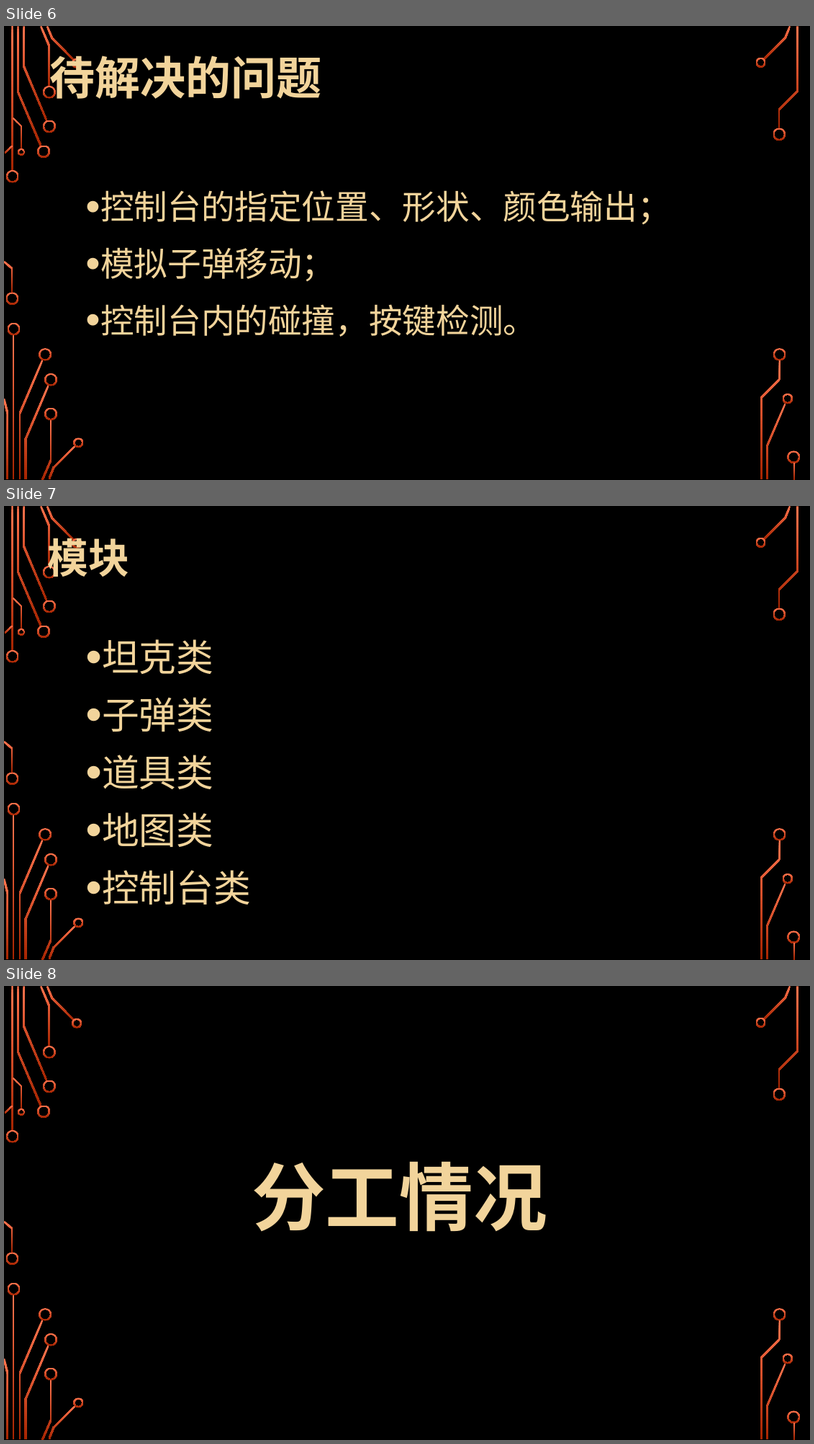
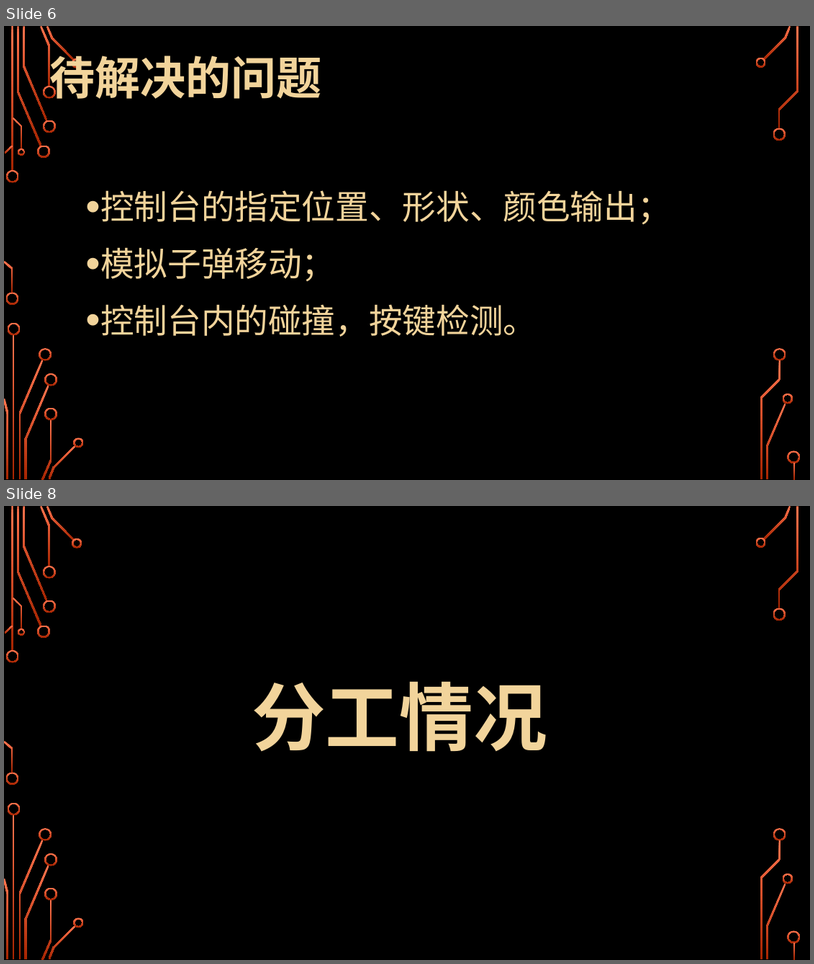
Before and after one commit to sweet-orange-team/Tankgame, a slide deck: resource/C++大作业/C++大作业-坦克大战.pptx. Shown one above the other, each under a label of ours: slides 6, 7 and 8 before the commit, slides 6 and 8 after it; the slides between them are not shown. The pictures are 814x1444 and 814x964 pixels, drawn with LibreOffice and Linux fonts; fonts in the diff are those of the drawing; background and template pictures are left out. Boxes give left, top, right and bottom in pixels: in the first picture for what was removed or moved away, otherwise in the second. Text is boxed around its words. In the diff, an @@ line names an element or a change of style, - is before the commit and + after.

```diff
--- a/resource/C++大作业/C++大作业-坦克大战.pptx
+++ b/resource/C++大作业/C++大作业-坦克大战.pptx
@@ slide 7 removed at [4,506,810,960], background picture (left out); not listed: 36 template elements that a slide beside it also shows @@
@@ title removed at [48,532,129,579] @@
-模块
@@ text removed at [102,639,251,904] @@
-• 坦克类
-• 子弹类
-• 道具类
-• 地图类
-• 控制台类
```
Also in this commit, not shown: 6 slides changed, 2 slides added.
